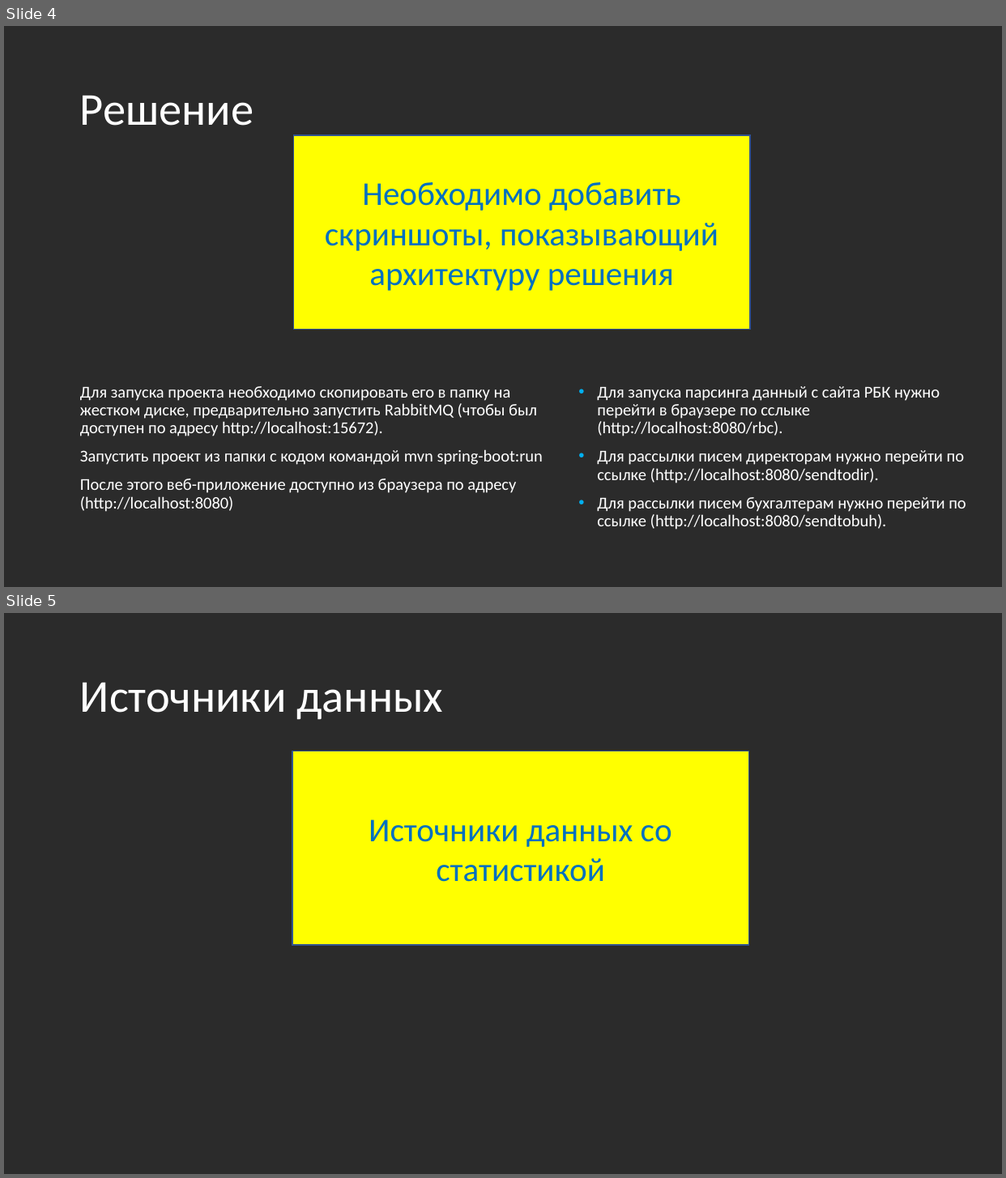
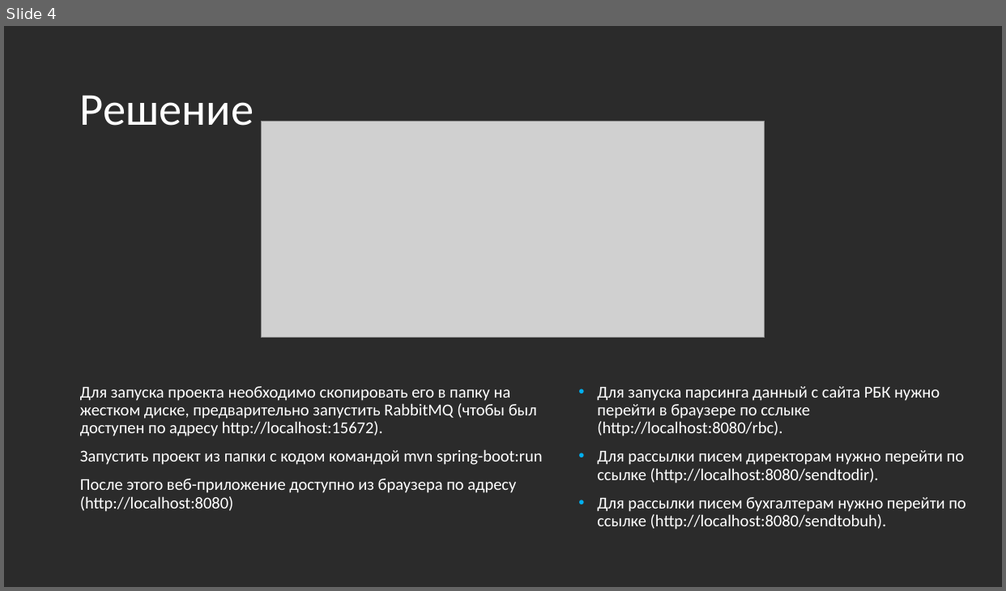
Before and after one commit to Murzik2020ai/smartparser, a slide deck: preza.pptx. Shown one above the other, each under a label of ours: slides 4 and 5 before the commit, slide 4 after it. The pictures are 1006x1178 and 1006x591 pixels, drawn with LibreOffice and Linux fonts; fonts in the diff are those of the drawing; grey boxes stand for pictures; background and template pictures are left out; a plain dark background stands for a picture behind light text. Boxes give left, top, right and bottom in pixels: in the first picture for what was removed or moved away, otherwise in the second. Text is boxed around its words. In the diff, an @@ line names an element or a change of style, - is before the commit and + after.

```diff
--- a/preza.pptx
+++ b/preza.pptx
@@ slide 5 removed at (x1=4, y1=613, x2=1002, y2=1174), background picture (left out) @@
@@ title removed at (x1=80, y1=682, x2=443, y2=720) @@
-Источники данных
@@ rectangle removed at (x1=292, y1=752, x2=749, y2=945) @@
-Источники данных со статистикой
@@ slide 4 changed as well @@
@@ picture added at (x1=262, y1=121, x2=765, y2=337) @@
@@ rectangle removed at (x1=294, y1=135, x2=750, y2=329) @@
-Необходимо добавить скриншоты, показывающий архитектуру решения
@@ text at (x1=80, y1=386, x2=537, y2=437): less space between paragraphs @@
```
Also in this commit, not shown: 7 other slides changed, 2 other slides removed, 1 other file.
